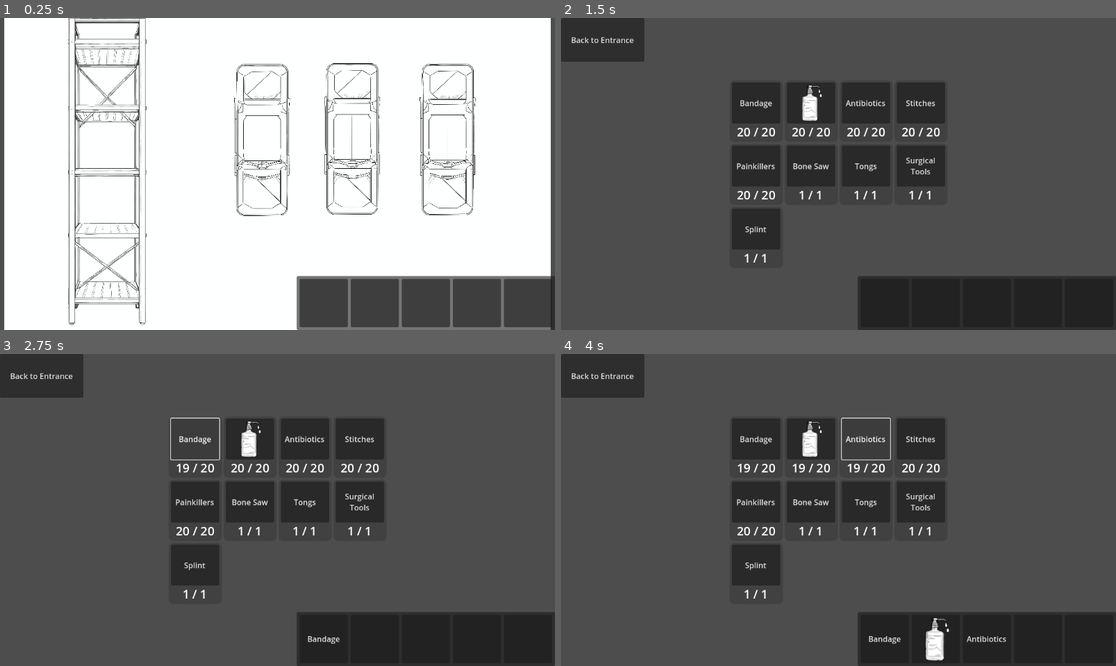
Above: before the commit, frames 1-4 (two rows, left to right).
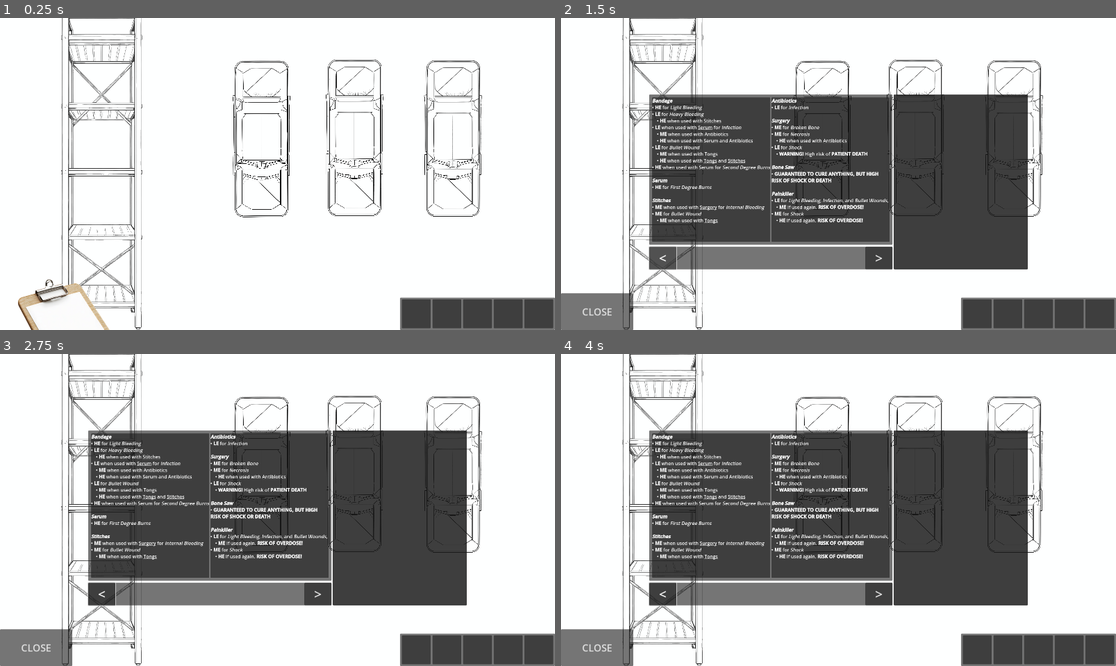
Above: after the commit, the same moments.

Repository: 12wdog/Triage
Game: Godot game, scene res://scenes/manager/manager.tscn
The game is run twice, just before and just after one commit, with the same random seed, the same clock (stepped at 60 frames per second) and the same inputs.
Inputs (mouse positions are in pixels of both pictures, inside the frame that each line leads up to):
- Up to frame 1 (0.25 s): no input
- Up to frame 2 (1.5 s): click (633, 329) at 0.52 s; click (660, 258) at 1.25 s, where only the run after the commit has a clickable "<"
- Up to frame 3 (2.75 s): click (194, 438) at 2 s, where only the run before the commit has a clickable "Bandage"
- Up to frame 4 (4 s): click (810, 438) at 2.77 s; click (866, 438) at 3.5 s, where only the run before the commit has a clickable "Antibiotics"

The runs differ from the first frame. In frame 1, 17% of the frame differs, in the area x 0-100%, y 0-100%; in frame 2, 70%; in frame 3, 70%; in frame 4, 70%.

Commit message:
Fixed images not loading in export build

Diff:
--- a/presaved/booklet/book.tres
+++ /dev/null
@@ -1,7 +0,0 @@
-[gd_resource type="Resource" load_steps=2 format=3 uid="uid://bc1m5q15ugthy"]
-
-[sub_resource type="GDScript" id="GDScript_l3o8e"]
-
-[resource]
-script = SubResource("GDScript_l3o8e")
-pages = PackedStringArray("• [b]HE[i] - High Effiquacy[/i][/b]\n• [b]LE[i] - Low Effiquacy[/i][/b]\n• [b]ME[i] - Medium Effiquacy[/i][/b]\n\n[b][i]Bandage[/i][/b]\n• [b]HE[/b] for [i]Light Bleeding[/i]\n• [b]HE[/b] when used with [u]Serum[/u] for [i]Surface Infection[/i]\n• [b]HE[/b] when used with [u]Surgery[/u] for [i]Severe Bleeding[/i]\n• [b]ME[/b] for [i]Surface Bullet Wound[/i]\n• [b]HE[/b] when used with [u]Surgery[/u] for [i]Surface Bullet Wound[/i]\n", "This is another page")
--- a/presaved/medicine/antiseptic.tres
+++ b/presaved/medicine/antiseptic.tres
@@ -12,4 +12,4 @@
 "infection": [[0.0], [0.0, "antibiotic"]]
 }
 size = 1
-asset_path = "res://textures/medicine/serum.png"
+asset_path = "res://textures/medicine/Serum.png"
--- a/presaved/medicine/splint.tres
+++ b/presaved/medicine/splint.tres
@@ -7,7 +7,7 @@
 reference = "splint"
 medicine_name = "Splint"
 treatments = {
-"broken_bone": [[0.4]]
+"broken_limb": [[0.4]]
 }
 size = 2
 consumable = false
--- a/presaved/medicine/surgery.tres
+++ b/presaved/medicine/surgery.tres
@@ -7,7 +7,7 @@
 reference = "surgery"
 medicine_name = "Surgical Tools"
 treatments = {
-"broken_bone": [[0.4], [0.7, "splint"]],
+"broken_limb": [[0.4], [0.7, "splint"]],
 "necrosis": [[0.4, [0.6, "shock"]], [0.8, "antibiotic"]],
 "shock": [[0.3, [0.6, "death"]]]
 }
--- a/project.godot
+++ b/project.godot
@@ -15,6 +15,14 @@
 config/features=PackedStringArray("4.5", "Forward Plus")
 config/icon="res://icon.svg"
 
+[display]
+
+window/size/viewport_width=1920
+window/size/viewport_height=1080
+window/size/mode=3
+window/size/resizable=false
+window/stretch/aspect="expand"
+
 [dotnet]
 
 project/assembly_name="Triage"
--- a/resources/asset_saver.gd
+++ b/resources/asset_saver.gd
@@ -61,7 +61,7 @@
 	},
 	1,
 	true,
-	"res://textures/medicine/serum.png"
+	"res://textures/medicine/Serum.png"
 	),
 	MedicineData.new("stitches", "Stitches", {
 		"heavy_bleed": [
--- /dev/null
+++ b/resources/booklet/book.gd
@@ -0,0 +1,9 @@
+extends Resource
+
+class_name Book
+
+
+@export var pages : PackedStringArray = []
+
+func _init(pages : Array[String] = []) -> void:
+	self.pages = pages
--- a/resources/booklet/booklet.gd
+++ /dev/null
@@ -1,28 +0,0 @@
-@tool
-extends EditorScript
-
-const export : String = "res://presaved/booklet/book.tres"
-
-var book := Book.new([
-"• [b]HE[i] - High Effiquacy[/i][/b]
-• [b]LE[i] - Low Effiquacy[/i][/b]
-• [b]ME[i] - Medium Effiquacy[/i][/b]
-
-[b][i]Bandage[/i][/b]
-• [b]HE[/b] for [i]Light Bleeding[/i]
-• [b]HE[/b] when used with [u]Serum[/u] for [i]Surface Infection[/i]
-• [b]HE[/b] when used with [u]Surgery[/u] for [i]Severe Bleeding[/i]
-• [b]ME[/b] for [i]Surface Bullet Wound[/i]
-• [b]HE[/b] when used with [u]Surgery[/u] for [i]Surface Bullet Wound[/i]
-",
-	"This is another page"
-])
-
-func _run() -> void:
-	ResourceSaver.save(book, export)
-
-class Book extends Resource:
-	@export var pages : PackedStringArray = []
-
-	func _init(pages : Array[String] = []) -> void:
-		self.pages = pages
--- /dev/null
+++ b/resources/booklet/booklet_saver.gd
@@ -0,0 +1,49 @@
+@tool
+extends EditorScript
+
+const export : String = "res://presaved/booklet/book.tres"
+
+var book := Book.new([
+"[b][i]Bandage[/i][/b]
+• [b]HE[/b] for [i]Light Bleeding[/i]
+• [b]LE[/b] for [i]Heavy Bleeding[/i]
+	• [b]HE[/b] when used with [u]Stitches[/u]
+• [b]LE[/b] when used with [u]Serum[/u] for [i]Infection[/i]
+	• [b]ME[/b] when used with [u]Antibiotics[/u]
+	• [b]HE[/b] when used with [u]Serum[/u] and [u]Antibiotics[/u]
+• [b]LE[/b] for [i]Bullet Wound[/i]
+	• [b]ME[/b] when used with [u]Tongs[/u]
+	• [b]HE[/b] when used with [u]Tongs[/u] and [u]Stitches[/u]
+• [b]HE[/b] when used with [u]Serum[/u] for [i]Second Degree Burns[/i]
+
+[b][i]Serum[/i][/b]
+• [b]HE[/b] for [i]First Degree Burns[/i]
+
+[b][i]Stitches[/i][/b]
+• [b]ME[/b] when used with [u]Surgery[/u] for [i]Internal Bleeding[/i]
+• [b]ME[/b] for [i]Bullet Wound[/i]
+	• [b]ME[/b] when used with [u]Tongs[/u]
+",
+	"[b][i]Antibiotics[/i][/b]
+• [b]LE[/b] for [i]Infection[/i]
+
+[b][i]Surgery[/i][/b]
+• [b]ME[/b] for [i]Broken Bone[/i]
+• [b]ME[/b] for [i]Necrosis[/i]
+	• [b]HE[/b] when used with [u]Antibiotics[/u]
+• [b]LE[/b] for [i]Shock[/i]
+	• [b]WARNING![/b] High risk of [b]PATIENT DEATH[/b]
+
+[b][i]Bone Saw[/i][/b]
+• [b]GUARANTEED TO CURE ANYTHING, BUT HIGH RISK OF SHOCK OR DEATH[/b]
+
+[b][i]Painkiller[/i][/b]
+• [b]LE[/b] for [i]Light Bleeding[/i], [i]Infection[/i], and [i]Bullet Wounds[/i],
+	• [b]ME[/b] If used again. [b]RISK OF OVERDOSE![/b]
+• [b]ME[/b] for [i]Shock[/i]
+	• [b]HE[/b] If used again. [b]RISK OF OVERDOSE![/b]
+"
+])
+
+func _run() -> void:
+	ResourceSaver.save(book, export)
--- a/resources/ui/medicine_cabinet_button.gd
+++ b/resources/ui/medicine_cabinet_button.gd
@@ -18,7 +18,7 @@
 	button.icon = null
 	button.text = ""
 	if item:
-		if FileAccess.file_exists(item.asset_path):
+		if ResourceLoader.exists(item.asset_path):
 			button.icon = load(item.asset_path)
 		else:
 			button.text = item.medicine_name
--- /dev/null
+++ b/scenes/booklet/booklet.gd
@@ -0,0 +1,79 @@
+extends Control
+
+class_name Booklet
+
+signal close_menu()
+
+@onready var page_left  : RichTextLabel = $MarginContainer/HBoxContainer/VBoxContainer/Panel/HBoxContainer/MarginContainer/PanelLeft/PaperLeft
+@onready var page_right : RichTextLabel = $MarginContainer/HBoxContainer/VBoxContainer/Panel/HBoxContainer/MarginContainer2/PanelRight/PaperRight
+@onready var button_left  : Button = $MarginContainer/HBoxContainer/VBoxContainer/Panel2/HBoxContainer/ButtonLeft
+@onready var button_right : Button = $MarginContainer/HBoxContainer/VBoxContainer/Panel2/HBoxContainer/ButtonRight
+@onready var clipboard : TextEdit = $MarginContainer/HBoxContainer/Panel/Clipboard
+@onready var close_button : Button = $CloseButton
+
+const book_data = [
+"[b][i]Bandage[/i][/b]
+• [b]HE[/b] for [i]Light Bleeding[/i]
+• [b]LE[/b] for [i]Heavy Bleeding[/i]
+	• [b]HE[/b] when used with [u]Stitches[/u]
+• [b]LE[/b] when used with [u]Serum[/u] for [i]Infection[/i]
+	• [b]ME[/b] when used with [u]Antibiotics[/u]
+	• [b]HE[/b] when used with [u]Serum[/u] and [u]Antibiotics[/u]
+• [b]LE[/b] for [i]Bullet Wound[/i]
+	• [b]ME[/b] when used with [u]Tongs[/u]
+	• [b]HE[/b] when used with [u]Tongs[/u] and [u]Stitches[/u]
+• [b]HE[/b] when used with [u]Serum[/u] for [i]Second Degree Burns[/i]
+
+[b][i]Serum[/i][/b]
+• [b]HE[/b] for [i]First Degree Burns[/i]
+
+[b][i]Stitches[/i][/b]
+• [b]ME[/b] when used with [u]Surgery[/u] for [i]Internal Bleeding[/i]
+• [b]ME[/b] for [i]Bullet Wound[/i]
+	• [b]ME[/b] when used with [u]Tongs[/u]
+",
+	"[b][i]Antibiotics[/i][/b]
+• [b]LE[/b] for [i]Infection[/i]
+
+[b][i]Surgery[/i][/b]
+• [b]ME[/b] for [i]Broken Bone[/i]
+• [b]ME[/b] for [i]Necrosis[/i]
+	• [b]HE[/b] when used with [u]Antibiotics[/u]
+• [b]LE[/b] for [i]Shock[/i]
+	• [b]WARNING![/b] High risk of [b]PATIENT DEATH[/b]
+
+[b][i]Bone Saw[/i][/b]
+• [b]GUARANTEED TO CURE ANYTHING, BUT HIGH RISK OF SHOCK OR DEATH[/b]
+
+[b][i]Painkiller[/i][/b]
+• [b]LE[/b] for [i]Light Bleeding[/i], [i]Infection[/i], and [i]Bullet Wounds[/i],
+	• [b]ME[/b] If used again. [b]RISK OF OVERDOSE![/b]
+• [b]ME[/b] for [i]Shock[/i]
+	• [b]HE[/b] If used again. [b]RISK OF OVERDOSE![/b]
+",
+"This is a third page"
+]
+
+var current_page := 0
+
+func _ready():
+	button_left.pressed.connect(page_dec)
+	button_right.pressed.connect(page_inc)
+	close_button.pressed.connect(close_menu.emit)
+
+func page_dec():
+	if current_page <= 0: return
+	current_page = current_page - 2
+
+	page_left.text = book_data[current_page]
+	page_right.text = book_data[current_page + 1]
+
+func page_inc():
+	if current_page >= book_data.size() / 2: return
+	current_page = current_page + 2
+
+	page_left.text = book_data[current_page]
+	if book_data.size() < current_page + 1:
+		page_right.text = book_data[current_page + 1]
+	else:
+		page_right.text = ""
--- /dev/null
+++ b/scenes/booklet/booklet.tscn
@@ -0,0 +1,175 @@
+[gd_scene load_steps=2 format=3 uid="uid://dm5epu2jyx6vk"]
+
+[ext_resource type="Script" uid="uid://bw3p8sris0gxl" path="res://scenes/booklet/booklet.gd" id="1_kmt52"]
+
+[node name="Booklet" type="Control"]
+layout_mode = 3
+anchors_preset = 15
+anchor_right = 1.0
+anchor_bottom = 1.0
+grow_horizontal = 2
+grow_vertical = 2
+script = ExtResource("1_kmt52")
+
+[node name="MarginContainer" type="MarginContainer" parent="."]
+layout_mode = 1
+anchors_preset = 15
+anchor_right = 1.0
+anchor_bottom = 1.0
+grow_horizontal = 2
+grow_vertical = 2
+theme_override_constants/margin_left = 305
+theme_override_constants/margin_top = 265
+theme_override_constants/margin_right = 305
+theme_override_constants/margin_bottom = 210
+
+[node name="HBoxContainer" type="HBoxContainer" parent="MarginContainer"]
+layout_mode = 2
+
+[node name="VBoxContainer" type="VBoxContainer" parent="MarginContainer/HBoxContainer"]
+layout_mode = 2
+size_flags_horizontal = 3
+theme_override_constants/separation = 7
+
+[node name="Panel" type="Panel" parent="MarginContainer/HBoxContainer/VBoxContainer"]
+layout_mode = 2
+size_flags_vertical = 3
+
+[node name="HBoxContainer" type="HBoxContainer" parent="MarginContainer/HBoxContainer/VBoxContainer/Panel"]
+layout_mode = 1
+anchors_preset = 15
+anchor_right = 1.0
+anchor_bottom = 1.0
+grow_horizontal = 2
+grow_vertical = 2
+theme_override_constants/separation = 4
+alignment = 1
+
+[node name="MarginContainer" type="MarginContainer" parent="MarginContainer/HBoxContainer/VBoxContainer/Panel/HBoxContainer"]
+layout_mode = 2
+size_flags_horizontal = 3
+theme_override_constants/margin_left = 10
+theme_override_constants/margin_top = 10
+theme_override_constants/margin_bottom = 10
+
+[node name="PanelLeft" type="Panel" parent="MarginContainer/HBoxContainer/VBoxContainer/Panel/HBoxContainer/MarginContainer"]
+layout_mode = 2
+size_flags_horizontal = 3
+
+[node name="PaperLeft" type="RichTextLabel" parent="MarginContainer/HBoxContainer/VBoxContainer/Panel/HBoxContainer/MarginContainer/PanelLeft"]
+layout_mode = 1
+anchors_preset = 15
+anchor_right = 1.0
+anchor_bottom = 1.0
+grow_horizontal = 2
+grow_vertical = 2
+bbcode_enabled = true
+text = "[b][i]Bandage[/i][/b]
+• [b]HE[/b] for [i]Light Bleeding[/i]
+• [b]LE[/b] for [i]Heavy Bleeding[/i]
+	• [b]HE[/b] when used with [u]Stitches[/u]
+• [b]LE[/b] when used with [u]Serum[/u] for [i]Infection[/i]
+	• [b]ME[/b] when used with [u]Antibiotics[/u]
+	• [b]HE[/b] when used with [u]Serum[/u] and [u]Antibiotics[/u]
+• [b]LE[/b] for [i]Bullet Wound[/i]
+	• [b]ME[/b] when used with [u]Tongs[/u]
+	• [b]HE[/b] when used with [u]Tongs[/u] and [u]Stitches[/u]
+• [b]HE[/b] when used with [u]Serum[/u] for [i]Second Degree Burns[/i]
+
+[b][i]Serum[/i][/b]
+• [b]HE[/b] for [i]First Degree Burns[/i]
+
+[b][i]Stitches[/i][/b]
+• [b]ME[/b] when used with [u]Surgery[/u] for [i]Internal Bleeding[/i]
+• [b]ME[/b] for [i]Bullet Wound[/i]
+	• [b]ME[/b] when used with [u]Tongs[/u]"
+
+[node name="MarginContainer2" type="MarginContainer" parent="MarginContainer/HBoxContainer/VBoxContainer/Panel/HBoxContainer"]
+layout_mode = 2
+size_flags_horizontal = 3
+theme_override_constants/margin_top = 10
+theme_override_constants/margin_right = 10
+theme_override_constants/margin_bottom = 10
+
+[node name="PanelRight" type="Panel" parent="MarginContainer/HBoxContainer/VBoxContainer/Panel/HBoxContainer/MarginContainer2"]
+layout_mode = 2
+size_flags_horizontal = 3
+
+[node name="PaperRight" type="RichTextLabel" parent="MarginContainer/HBoxContainer/VBoxContainer/Panel/HBoxContainer/MarginContainer2/PanelRight"]
+layout_mode = 1
+anchors_preset = 15
+anchor_right = 1.0
+anchor_bottom = 1.0
+grow_horizontal = 2
+grow_vertical = 2
+bbcode_enabled = true
+text = "[b][i]Antibiotics[/i][/b]
+• [b]LE[/b] for [i]Infection[/i]
+
+[b][i]Surgery[/i][/b]
+• [b]ME[/b] for [i]Broken Bone[/i]
+• [b]ME[/b] for [i]Necrosis[/i]
+	• [b]HE[/b] when used with [u]Antibiotics[/u]
+• [b]LE[/b] for [i]Shock[/i]
+	• [b]WARNING![/b] High risk of [b]PATIENT DEATH[/b]
+
+[b][i]Bone Saw[/i][/b]
+• [b]GUARANTEED TO CURE ANYTHING, BUT HIGH RISK OF SHOCK OR DEATH[/b]
+
+[b][i]Painkiller[/i][/b]
+• [b]LE[/b] for [i]Light Bleeding[/i], [i]Infection[/i], and [i]Bullet Wounds[/i],
+	• [b]ME[/b] If used again. [b]RISK OF OVERDOSE![/b]
+• [b]ME[/b] for [i]Shock[/i]
+	• [b]HE[/b] If used again. [b]RISK OF OVERDOSE![/b]
+"
+
+[node name="Panel2" type="Panel" parent="MarginContainer/HBoxContainer/VBoxContainer"]
+layout_mode = 2
+size_flags_vertical = 3
+size_flags_stretch_ratio = 0.15
+
+[node name="HBoxContainer" type="HBoxContainer" parent="MarginContainer/HBoxContainer/VBoxContainer/Panel2"]
+layout_mode = 1
+anchors_preset = 15
+anchor_right = 1.0
+anchor_bottom = 1.0
+grow_horizontal = 2
+grow_vertical = 2
+theme_override_constants/separation = 654
+
+[node name="ButtonLeft" type="Button" parent="MarginContainer/HBoxContainer/VBoxContainer/Panel2/HBoxContainer"]
+layout_mode = 2
+size_flags_horizontal = 3
+theme_override_font_sizes/font_size = 45
+text = "<"
+
+[node name="ButtonRight" type="Button" parent="MarginContainer/HBoxContainer/VBoxContainer/Panel2/HBoxContainer"]
+layout_mode = 2
+size_flags_horizontal = 3
+theme_override_font_sizes/font_size = 45
+text = ">"
+clip_text = true
+
+[node name="Panel" type="Panel" parent="MarginContainer/HBoxContainer"]
+layout_mode = 2
+size_flags_horizontal = 3
+size_flags_stretch_ratio = 0.55
+
+[node name="Clipboard" type="TextEdit" parent="MarginContainer/HBoxContainer/Panel"]
+layout_mode = 1
+anchors_preset = 15
+anchor_right = 1.0
+anchor_bottom = 1.0
+grow_horizontal = 2
+grow_vertical = 2
+
+[node name="CloseButton" type="Button" parent="."]
+layout_mode = 1
+anchors_preset = 2
+anchor_top = 1.0
+anchor_bottom = 1.0
+offset_top = -127.0
+offset_right = 250.0
+grow_vertical = 0
+theme_override_font_sizes/font_size = 34
+text = "CLOSE"
--- a/scenes/doctor/doctor.gd
+++ b/scenes/doctor/doctor.gd
@@ -15,6 +15,9 @@
 ]
 @onready var return_button : Button = $ReturnButton
 
+@onready var clipboard_button : Button = $ClipboardButton
+@onready var booklet : Booklet = $Booklet
+
 var inventory_used : int = 0
 var selected_item : MedicineData = null
 var selected_item_id : int = -1
@@ -30,13 +33,15 @@
 
 	return_button.pressed.connect(func() : return_to_landing.emit())
 
+	booklet.close_menu.connect(display_hide_booklet)
+	clipboard_button.pressed.connect(display_hide_booklet)
 
 func add_item(item: MedicineData) -> bool:
 	if inventory_used + item.size > 5: return false
 
 	inventory[inventory_used].item = item
-	if FileAccess.file_exists(item.asset_path):
-		inventory[inventory_used].icon = load(item.asset_path)
+	if ResourceLoader.exists(item.asset_path):
+		inventory[inventory_used].icon = ResourceLoader.load(item.asset_path)
 	else:
 		inventory[inventory_used].text = item.medicine_name
 
@@ -118,3 +123,7 @@
 			return false
 
 	return true
+
+func display_hide_booklet() -> void:
+	booklet.visible = !booklet.visible
+	clipboard_button.visible = !clipboard_button.visible
--- a/scenes/doctor/doctor.tscn
+++ b/scenes/doctor/doctor.tscn
@@ -1,7 +1,9 @@
-[gd_scene load_steps=3 format=3 uid="uid://nfudh04fqg0d"]
+[gd_scene load_steps=5 format=3 uid="uid://nfudh04fqg0d"]
 
 [ext_resource type="Script" uid="uid://p8qjhndkjhti" path="res://scenes/doctor/doctor.gd" id="1_ll7ka"]
+[ext_resource type="Texture2D" uid="uid://nle47064vxw8" path="res://textures/temp/clipboard-isolated-on-transparent-background-free-png.webp" id="3_44hvh"]
 [ext_resource type="Script" uid="uid://dxaqadg0f4qv6" path="res://resources/ui/inventory_button.gd" id="3_ow3c1"]
+[ext_resource type="PackedScene" uid="uid://dm5epu2jyx6vk" path="res://scenes/booklet/booklet.tscn" id="4_44hvh"]
 
 [node name="Doctor" type="Control"]
 layout_mode = 3
@@ -71,6 +73,26 @@
 script = ExtResource("3_ow3c1")
 metadata/_custom_type_script = "uid://dxaqadg0f4qv6"
 
+[node name="ClipboardButton" type="Button" parent="."]
+layout_mode = 1
+anchors_preset = 2
+anchor_top = 1.0
+anchor_bottom = 1.0
+offset_top = -208.0
+offset_right = 499.0
+offset_bottom = 205.0
+grow_vertical = 0
+icon = ExtResource("3_44hvh")
+flat = true
+icon_alignment = 1
+vertical_icon_alignment = 0
+expand_icon = true
+
+[node name="Booklet" parent="." instance=ExtResource("4_44hvh")]
+visible = false
+layout_mode = 1
+mouse_filter = 2
+
 [node name="ReturnButton" type="Button" parent="."]
 layout_mode = 0
 offset_right = 173.0
--- a/scenes/landing/landing.tscn
+++ b/scenes/landing/landing.tscn
@@ -16,6 +16,7 @@
 size = Vector2(118, 324)
 
 [node name="Landing" type="Node2D"]
+scale = Vector2(1.72, 1.72)
 script = ExtResource("1_adj6j")
 
 [node name="Land2" type="Sprite2D" parent="."]
--- a/scenes/patient/patient_ui.tscn
+++ b/scenes/patient/patient_ui.tscn
@@ -22,10 +22,10 @@
 anchors_preset = 15
 anchor_right = 1.0
 anchor_bottom = 1.0
-offset_left = 80.0
-offset_top = 72.0
-offset_right = -767.0
-offset_bottom = -302.0
+offset_left = 213.0
+offset_top = 135.0
+offset_right = -1270.9998
+offset_bottom = -525.0
 grow_horizontal = 2
 grow_vertical = 2
 
Not shown, changed: export_presets.cfg
Not shown, added: resources/booklet/book.gd.uid
Renamed: resources/booklet/booklet.gd.uid -> resources/booklet/booklet_saver.gd.uid
Not shown, added: scenes/booklet/booklet.gd.uid
Binary file added: textures/temp/clipboard-isolated-on-transparent-background-free-png.webp
Not shown, added: textures/temp/clipboard-isolated-on-transparent-background-free-png.webp.import
